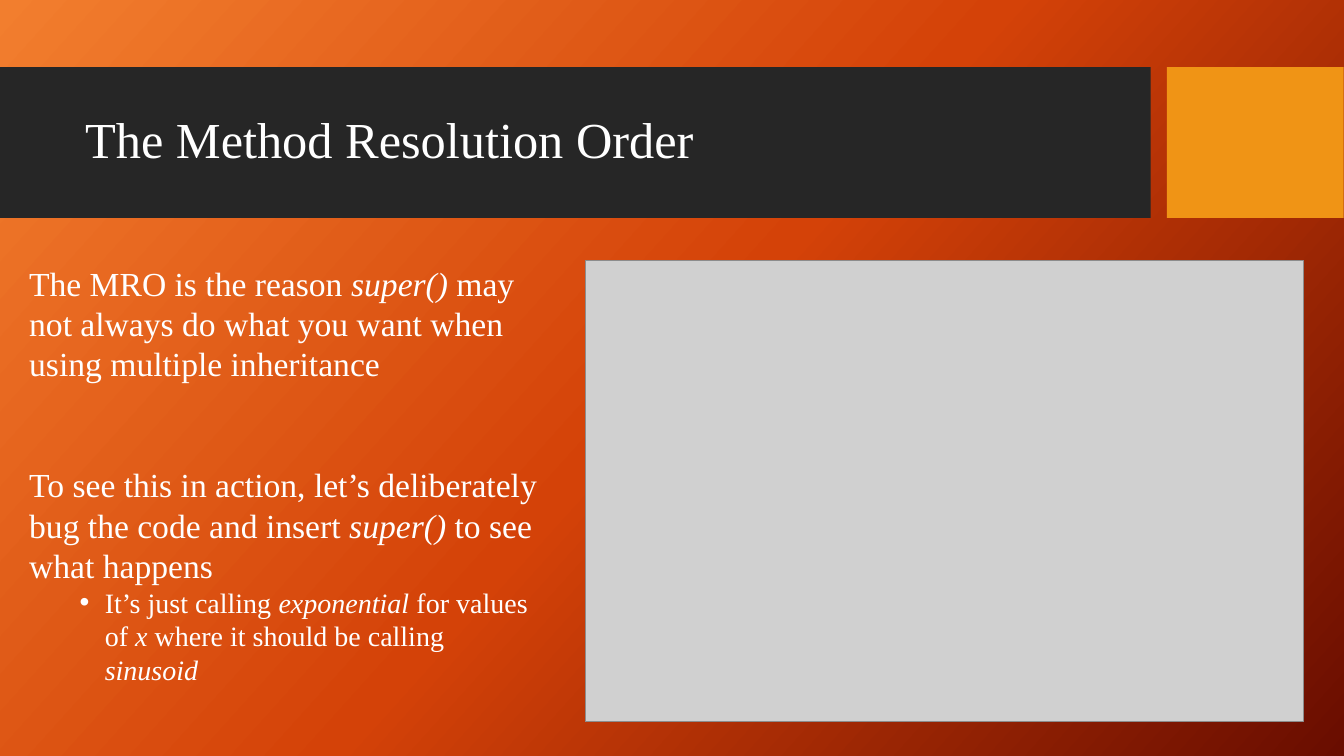
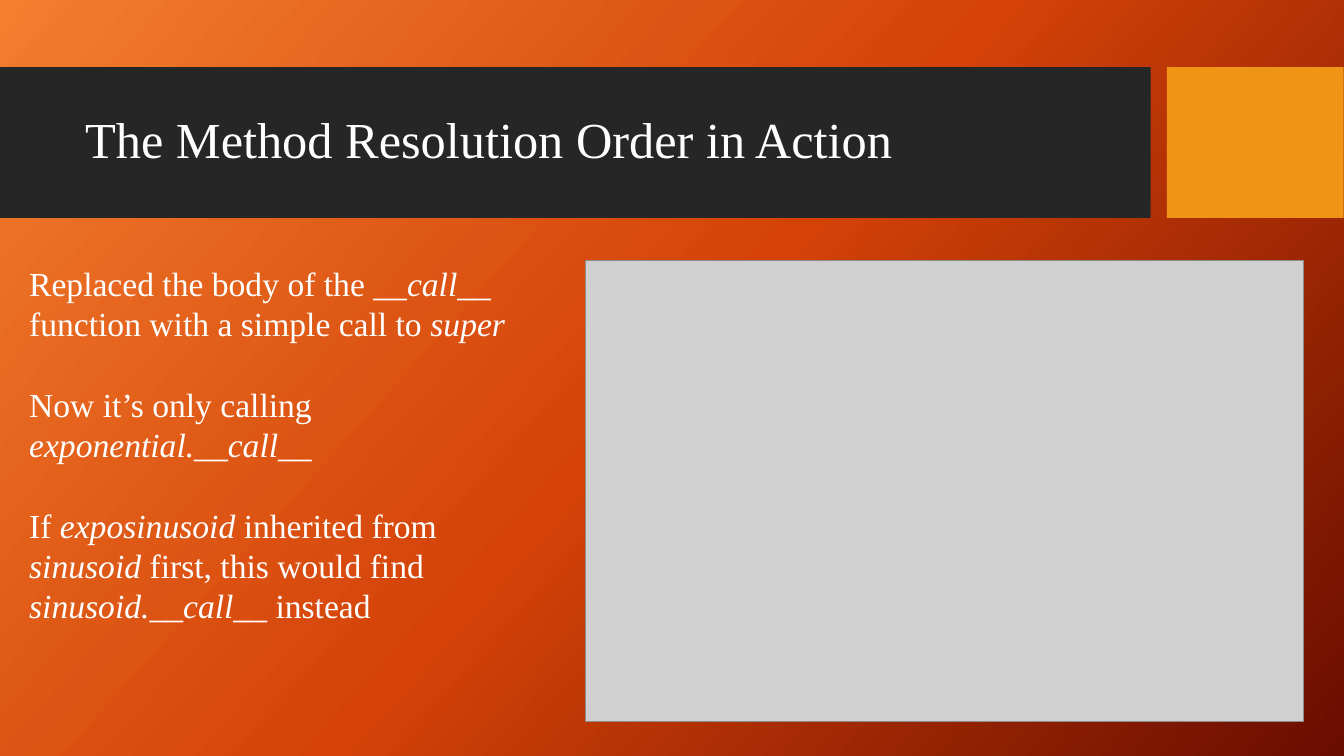
Before and after one commit to giganano/PythonBootcamp, a slide deck: slide 11 of slides/multiple_inheritance.pptx (slide 7 before the commit). Drawn at 1344x756 pixels with LibreOffice and Linux fonts; fonts in the diff are those of the drawing; grey boxes stand for pictures; background and template pictures are left out. Boxes give left, top, right and bottom in pixels: in the first picture for what was removed or moved away, otherwise in the second. Text is boxed around its words. In the diff, an @@ line names an element or a change of style, - is before the commit and + after.

Commit message:
slides: multiple inheritance slides updated

```diff
--- a/slides/multiple_inheritance.pptx
+++ b/slides/multiple_inheritance.pptx
@@ title at box(85, 123, 892, 159): text changed @@
-The Method Resolution Order
+The Method Resolution Order in Action
@@ text at box(29, 272, 505, 623): text changed @@
-The MRO is the reason super() may not always do what you want when using multiple inheritance
-To see this in action, let’s deliberately bug the code and insert super() to see what happens
-  • It’s just calling exponential for values of x where it should be calling sinusoid
+Replaced the body of the __call__ function with a simple call to super
+Now it’s only calling exponential.__call__
+If exposinusoid inherited from sinusoid first, this would find sinusoid.__call__ instead
```
Also in this commit, not shown: 4 other slides changed, 7 slides added, 4 slides removed.
